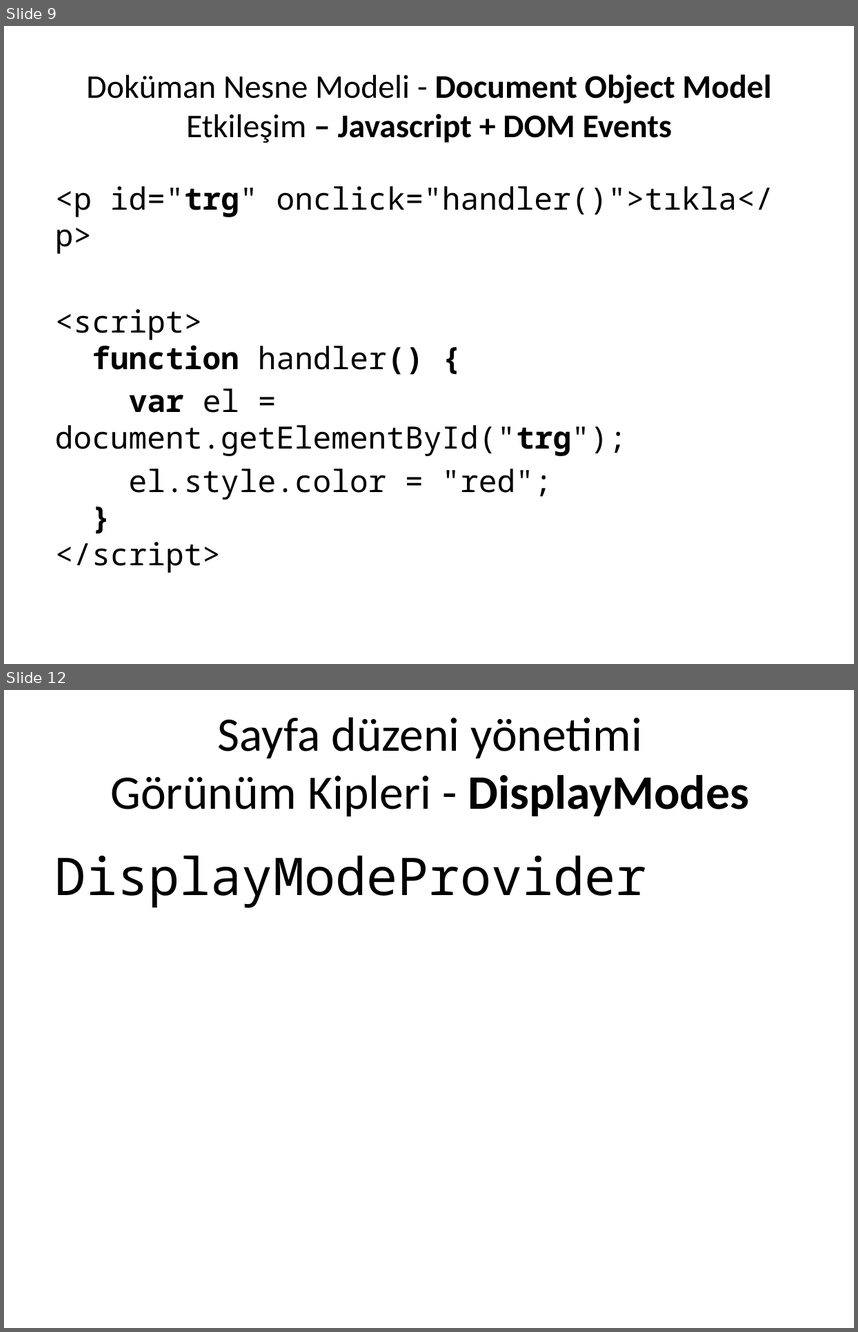
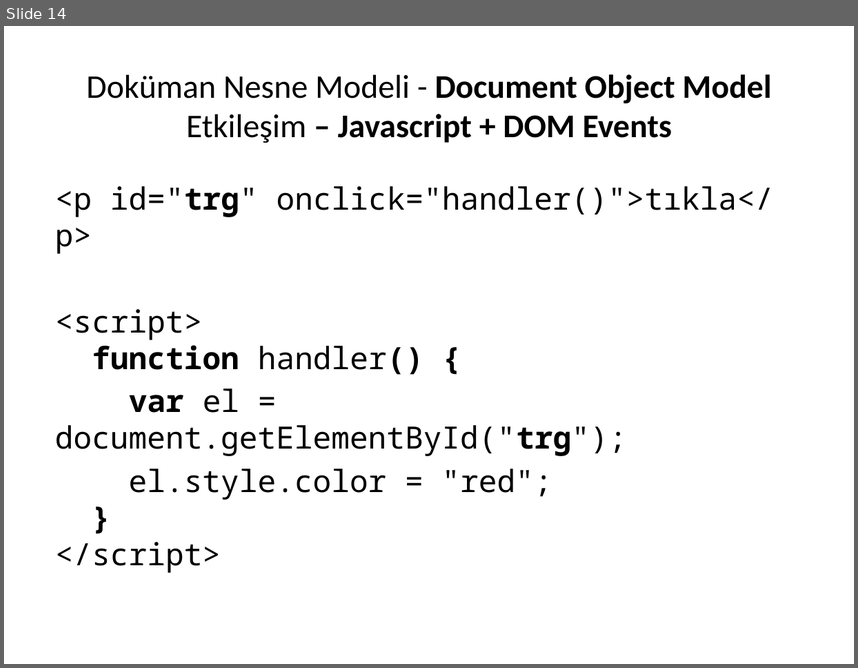
Before and after one commit to cemmerven/html, a slide deck: Html doküman yapısı.pptx. Shown one above the other, each under a label of ours: slides 9 and 12 before the commit, slide 14 after it; the slides between them are not shown. The pictures are 858x1332 and 858x668 pixels, drawn with LibreOffice and Linux fonts; fonts in the diff are those of the drawing. Boxes give left, top, right and bottom in pixels: in the first picture for what was removed or moved away, otherwise in the second. Text is boxed around its words. In the diff, an @@ line names an element or a change of style, - is before the commit and + after.

```diff
--- a/Html doküman yapısı.pptx
+++ b/Html doküman yapısı.pptx
@@ slide 12 removed at [4,690,854,1328], background #FFFFFF @@
@@ text removed at [110,717,749,817] @@
-Sayfa düzeni yönetimi
-Görünüm Kipleri - DisplayModes
@@ text removed at [55,855,647,908] @@
-DisplayModeProvider
@@ what was slide 9 is now slide 14 @@
```
Also in this commit, not shown: 1 slide changed, 5 slides added, 2 other slides removed, 1 other file.
